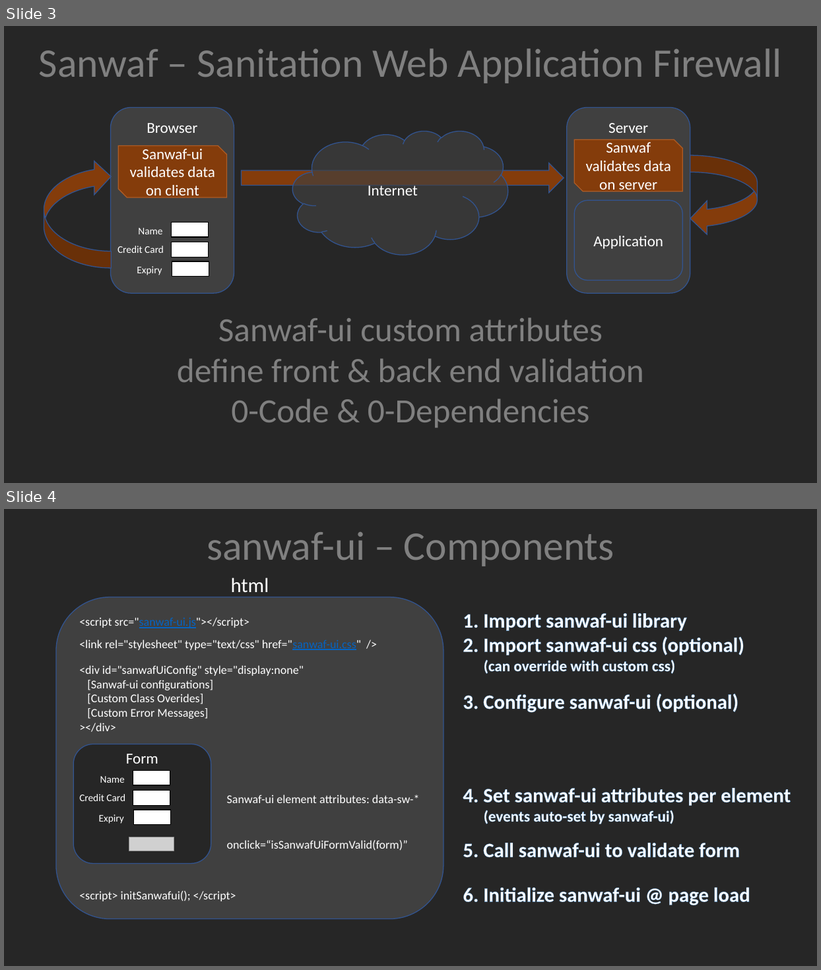
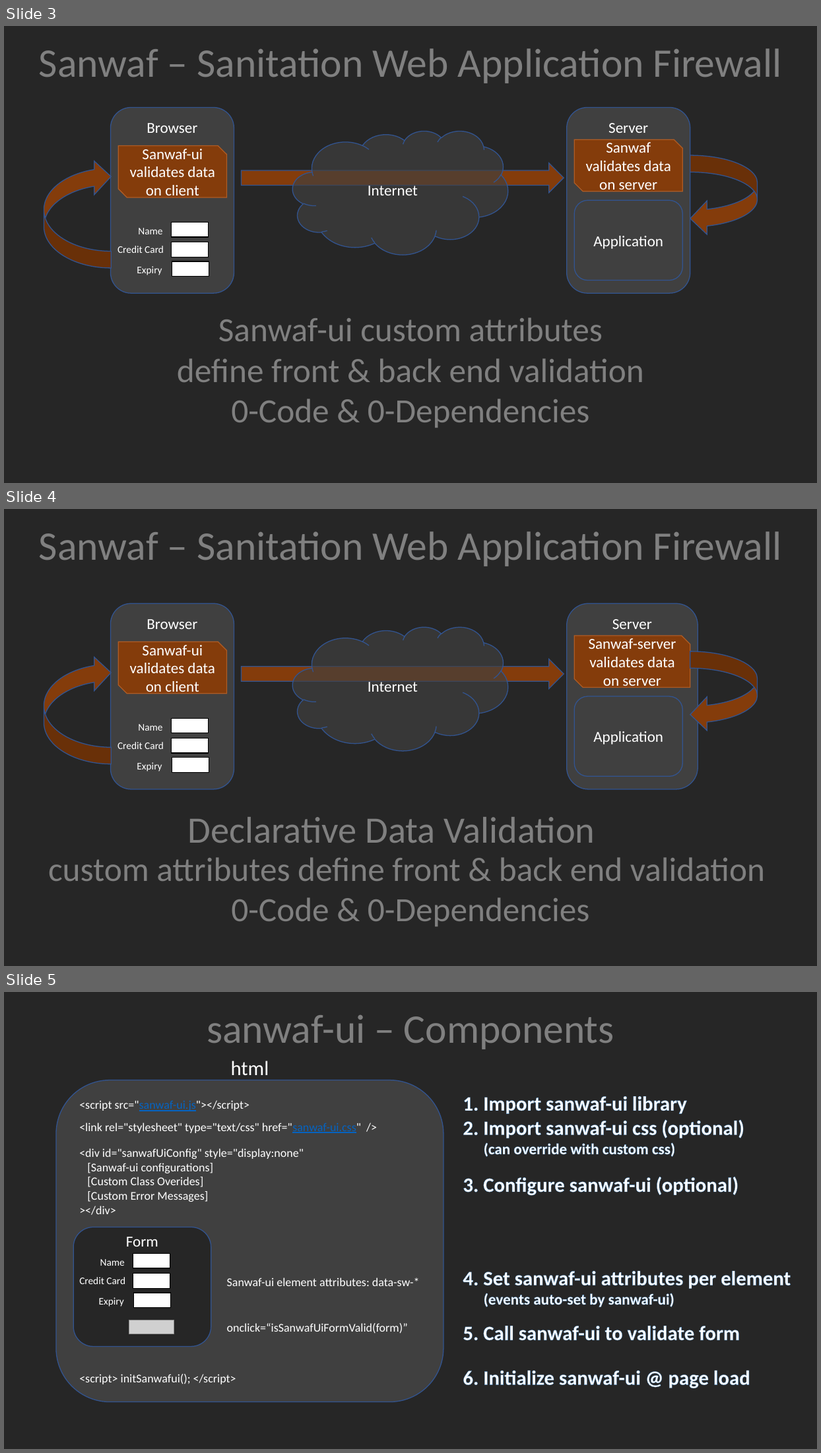
Before and after one commit to bernardo1024/Sanwaf-UI, a slide deck: sanwaf.pptx. Shown one above the other, each under a label of ours: slides 3 and 4 before the commit, slides 3, 4 and 5 after it. The pictures are 821x970 and 821x1453 pixels, drawn with LibreOffice and Linux fonts; fonts in the diff are those of the drawing; grey boxes stand for pictures. Boxes give left, top, right and bottom in pixels: in the first picture for what was removed or moved away, otherwise in the second. Text is boxed around its words. In the diff, an @@ line names an element or a change of style, - is before the commit and + after.

```diff
--- a/sanwaf.pptx
+++ b/sanwaf.pptx
@@ slide 4 added at box(4, 509, 817, 966), background #262626 @@
@@ text added at box(39, 531, 781, 566), 48 pt, text #808080 @@
+Sanwaf – Sanitation Web Application Firewall
@@ rounded rectangle added at box(111, 603, 234, 789), fill #404040, outline #325491 1 pt, 18 pt, text #FFFFFF @@
+Browser
@@ rounded rectangle added at box(567, 603, 698, 789), fill #404040, outline #325491 1 pt, 18 pt, text #FFFFFF @@
+Server
@@ cloud added at box(292, 626, 508, 751), fill #404040 at 66% opacity, outline #325491 1 pt, 18 pt, text #FFFFFF @@
+Internet
@@ snip diag rect added at box(119, 642, 227, 694), fill #843C0B, outline #AF5C24 1 pt, 18 pt, text #FFFFFF @@
+Sanwaf-ui
+validates data on client
@@ snip diag rect added at box(574, 636, 690, 688), fill #843C0B, outline #AF5C24 1 pt, 18 pt, text #FFFFFF @@
+Sanwaf-server
+validates data on server
@@ curved left arrow added at box(44, 656, 111, 764), fill #843C0B, outline #325491 1 pt @@
@@ right arrow added at box(242, 659, 564, 689), fill #843C0B, outline #325491 1 pt @@
@@ curved left arrow added at box(690, 652, 757, 731), fill #843C0B, outline #325491 1 pt @@
@@ rounded rectangle added at box(574, 696, 683, 776), fill #404040, outline #325491 1 pt, 18 pt, text #FFFFFF @@
+Application
@@ text added at box(138, 724, 162, 731), 12 pt, text #FFFFFF @@
+Name
@@ rectangle added at box(171, 718, 208, 733), fill #FFFFFF, outline #000000 1 pt @@
@@ text added at box(118, 742, 164, 749), 12 pt, text #FFFFFF @@
+Credit Card
@@ rectangle added at box(171, 739, 208, 753), fill #FFFFFF, outline #000000 1 pt @@
@@ text added at box(137, 762, 162, 772), 12 pt, text #FFFFFF @@
+Expiry
@@ rectangle added at box(172, 758, 209, 772), fill #FFFFFF, outline #000000 1 pt @@
@@ text added at box(187, 817, 595, 843), 44 pt, text #808080 @@
+Declarative Data Validation
@@ text added at box(48, 857, 765, 927), 40 pt, text #808080 @@
+custom attributes define front & back end validation
+0-Code & 0-Dependencies
@@ what was slide 4 is now slide 5 @@
```
Also in this commit, not shown: 2 other files.
